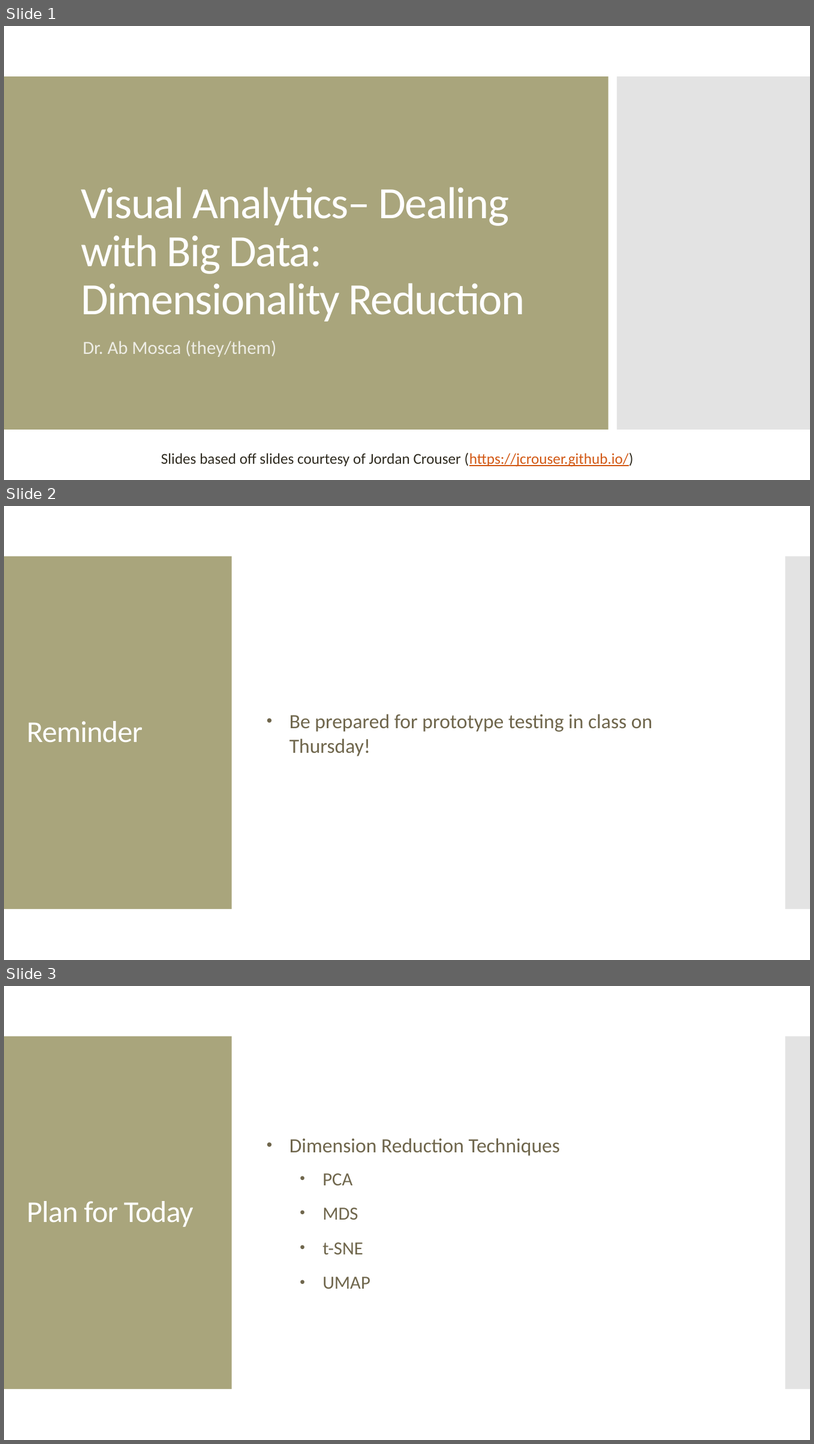
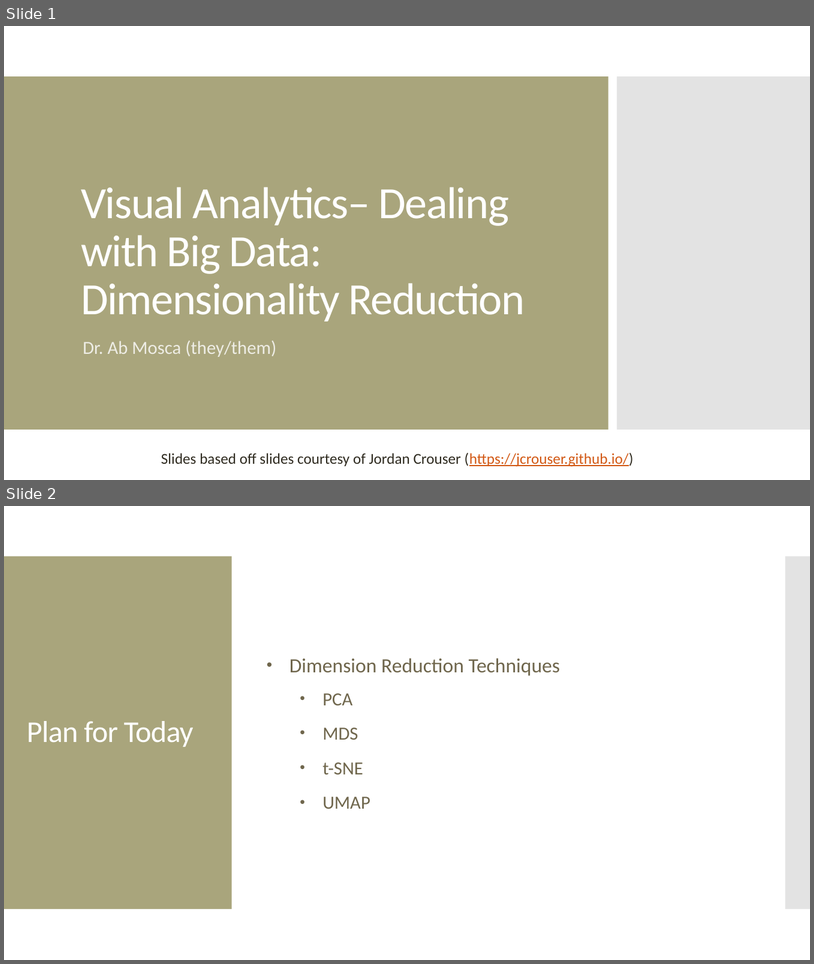
Before and after one commit to amosca01/SDS-CS235, a slide deck: slides/13-big-data.pptx. Shown one above the other, each under a label of ours: slides 1, 2 and 3 before the commit, slides 1 and 2 after it. The pictures are 814x1444 and 814x964 pixels, drawn with LibreOffice and Linux fonts; fonts in the diff are those of the drawing. Boxes give left, top, right and bottom in pixels: in the first picture for what was removed or moved away, otherwise in the second. Text is boxed around its words. In the diff, an @@ line names an element or a change of style, - is before the commit and + after.

```diff
--- a/slides/13-big-data.pptx
+++ b/slides/13-big-data.pptx
@@ slide 2 removed at (4, 506, 810, 960), background #FFFFFF; not listed: 2 template elements that a slide beside it also shows @@
@@ title removed at (27, 721, 143, 742) @@
-Reminder
@@ text removed at (290, 714, 653, 756) @@
-• Be prepared for prototype testing in class on Thursday!
@@ what was slide 3 is now slide 2 @@
```
Also in this commit, not shown: 7 other files.
